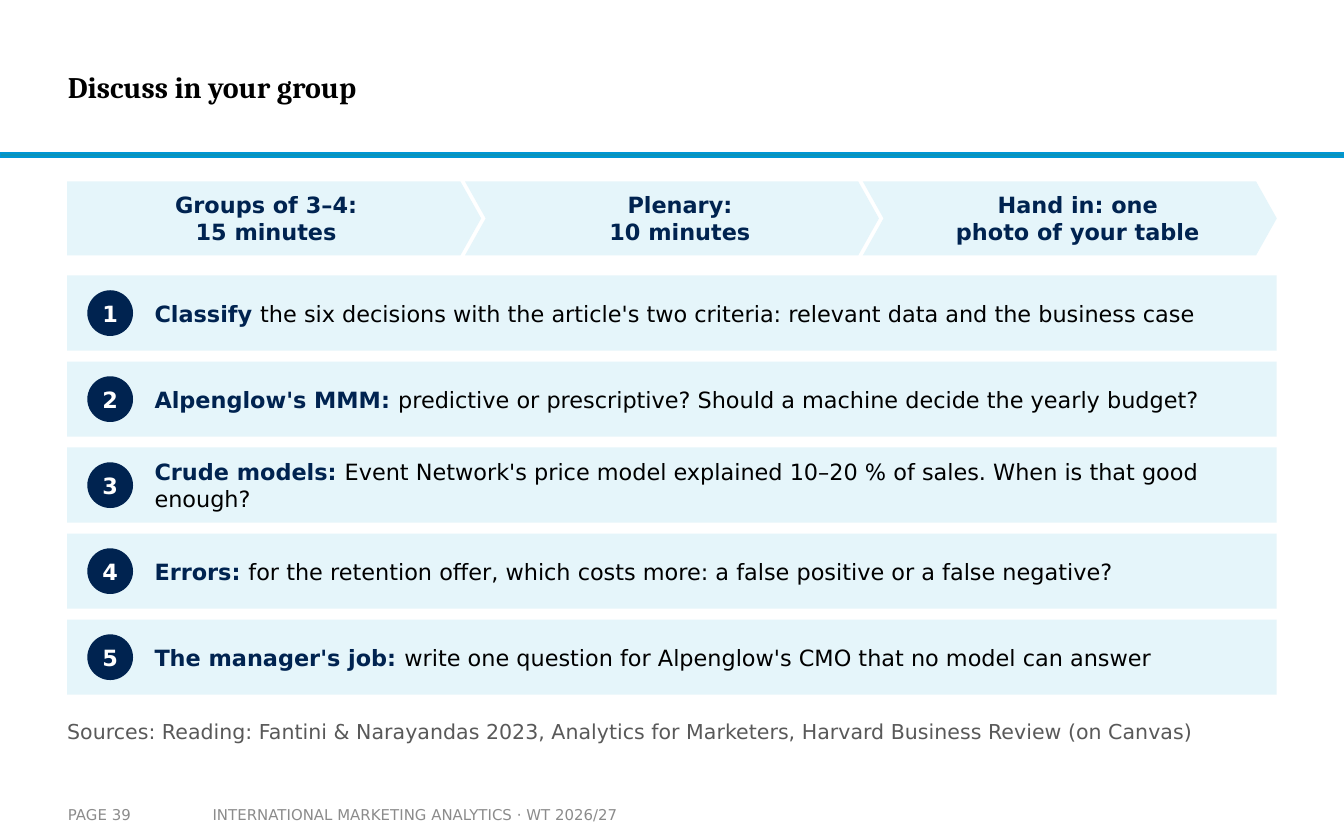
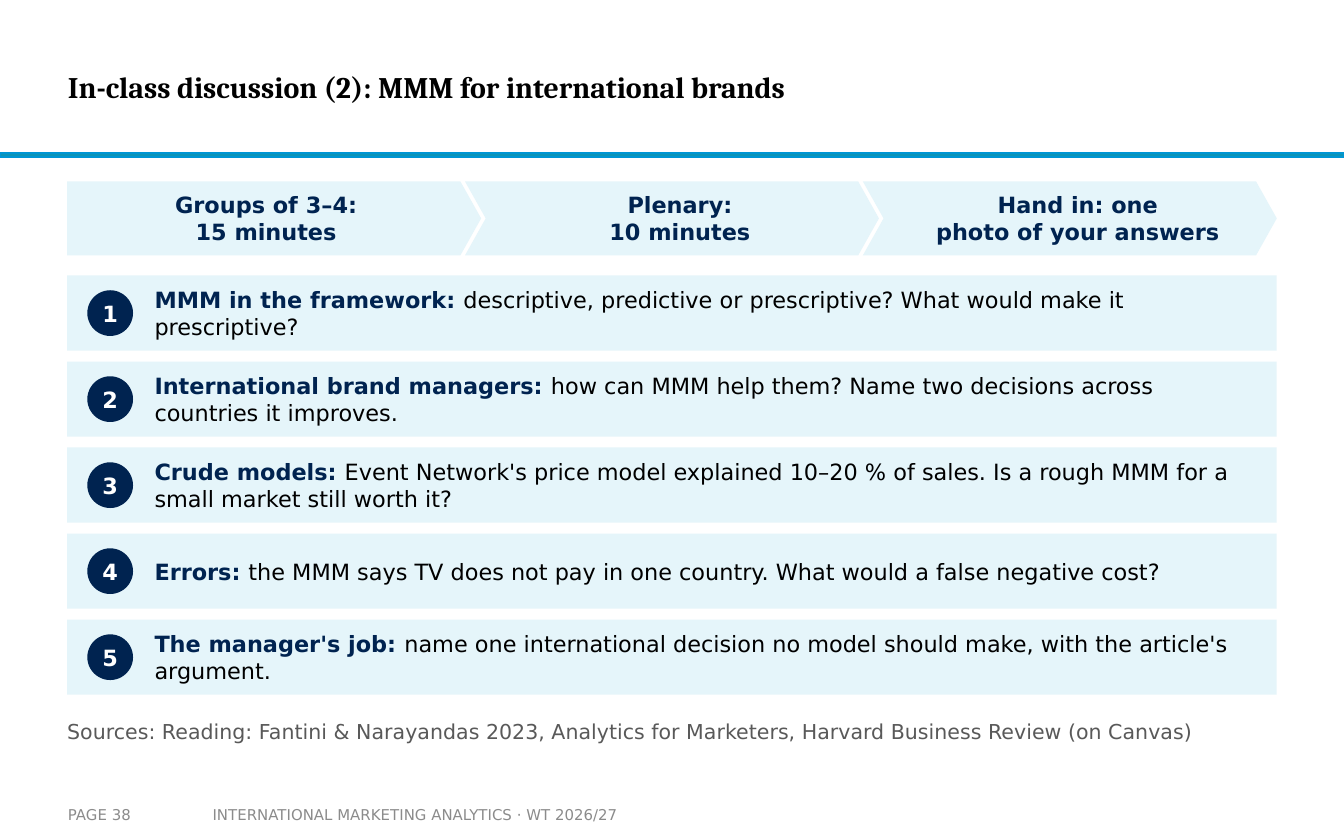
Before and after one commit to arnefloh-wu/International-Marketing-Analytics, a slide deck: slide 38 of slides/02a_intro-to-mmm_WT26-27.pptx (slide 39 before the commit). Drawn at 1344x840 pixels with LibreOffice and Linux fonts; fonts in the diff are those of the drawing; background and template pictures are left out. Boxes give left, top, right and bottom in pixels: in the first picture for what was removed or moved away, otherwise in the second. Text is boxed around its words. In the diff, an @@ line names an element or a change of style, - is before the commit and + after.

```diff
--- a/slides/02a_intro-to-mmm_WT26-27.pptx
+++ b/slides/02a_intro-to-mmm_WT26-27.pptx
@@ title at [68, 76, 785, 103]: text changed @@
-Discuss in your group
+In-class discussion (2): MMM for international brands
@@ text in chevron at [936, 196, 1220, 245]: text changed @@
-Hand in: one
-photo of your table
+Hand in: one
+photo of your answers
@@ text at [155, 291, 1124, 340]: text changed @@
-Classify the six decisions with the article's two criteria: relevant data and the business case
+MMM in the framework: descriptive, predictive or prescriptive? What would make it prescriptive?
@@ text at [155, 377, 1153, 426]: text changed @@
-Alpenglow's MMM: predictive or prescriptive? Should a machine decide the yearly budget?
+International brand managers: how can MMM help them? Name two decisions across countries it improves.
@@ text at [155, 463, 1228, 508]: text changed @@
-Crude models: Event Network's price model explained 10–20 % of sales. When is that good enough?
+Crude models: Event Network's price model explained 10–20 % of sales. Is a rough MMM for a small market still worth it?
@@ text at [155, 563, 1159, 585]: text changed @@
-Errors: for the retention offer, which costs more: a false positive or a false negative?
+Errors: the MMM says TV does not pay in one country. What would a false negative cost?
@@ text at [155, 635, 1227, 684]: text changed @@
-The manager's job: write one question for Alpenglow's CMO that no model can answer
+The manager's job: name one international decision no model should make, with the article's argument.
```
Also in this commit, not shown: 22 other slides changed, 1 slide removed, 3 other files.
